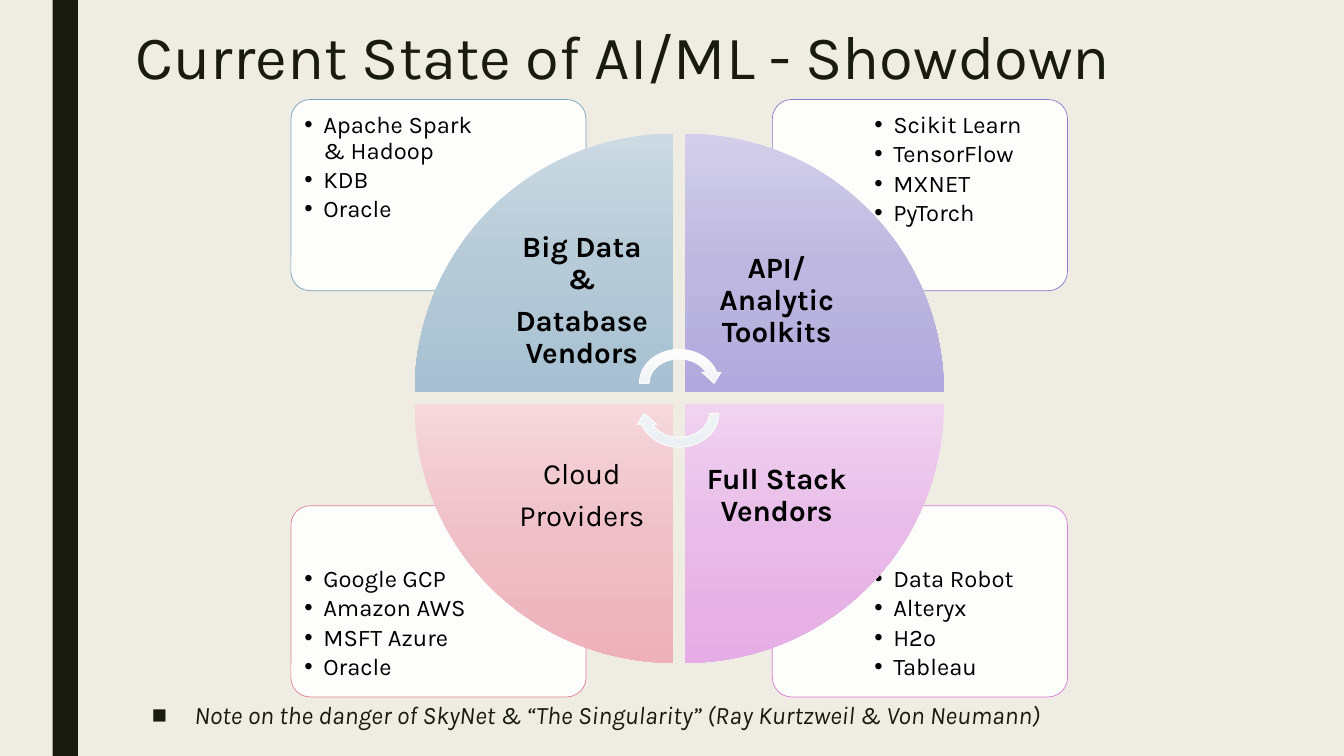
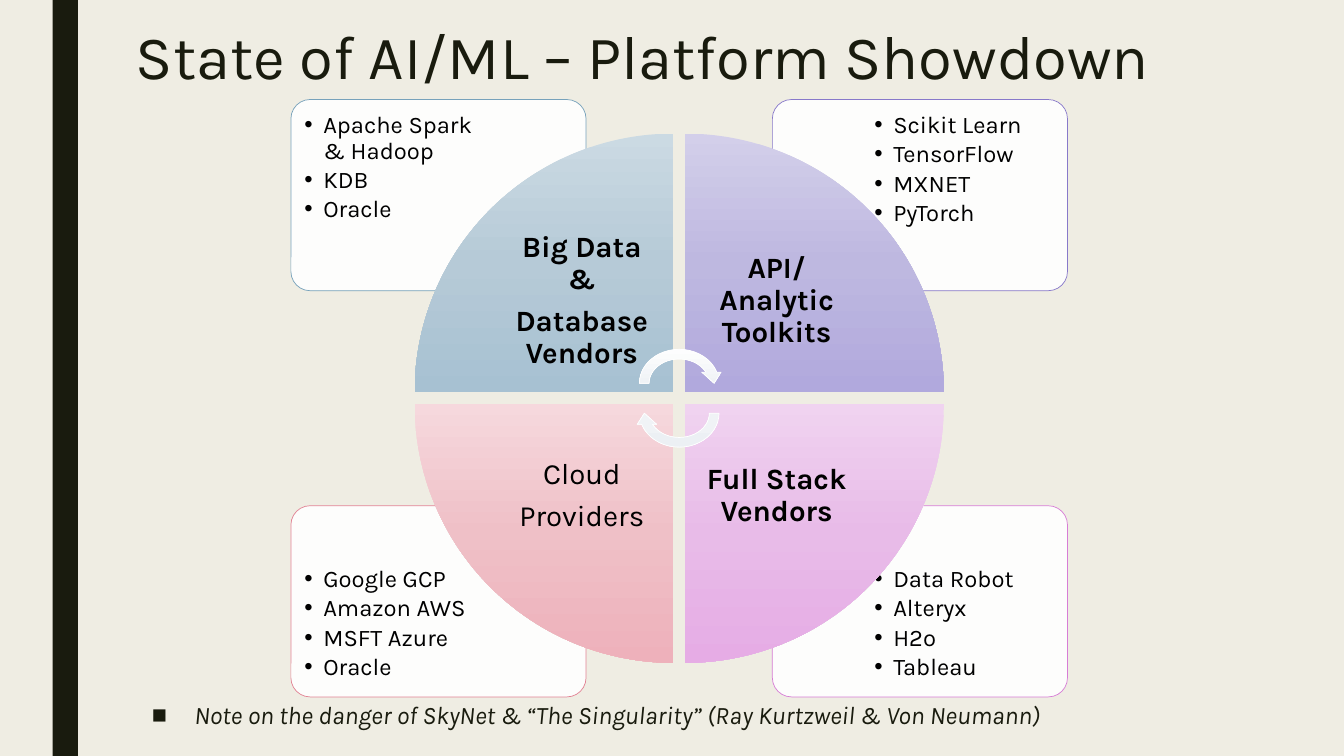
Before and after one commit to dougfoo/machineLearning, a slide deck: slide 16 of talks/MachineLearning101.pptx (slide 15 before the commit). Drawn at 1344x756 pixels with LibreOffice and Linux fonts; fonts in the diff are those of the drawing. Boxes give left, top, right and bottom in pixels: in the first picture for what was removed or moved away, otherwise in the second. Text is boxed around its words. In the diff, an @@ line names an element or a change of style, - is before the commit and + after.

```diff
--- a/talks/MachineLearning101.pptx
+++ b/talks/MachineLearning101.pptx
@@ title at [136, 34, 1149, 84]: text changed @@
-Current State of AI/ML - Showdown
+State of AI/ML – Platform Showdown
```
Also in this commit, not shown: 11 other slides changed, 5 slides added, 4 slides removed.
